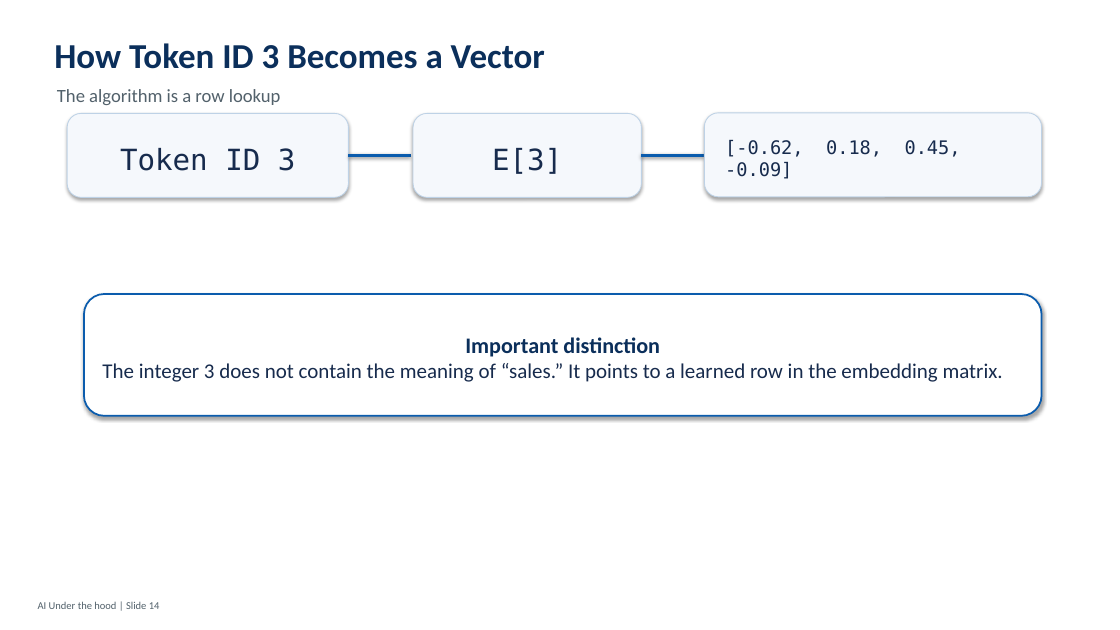
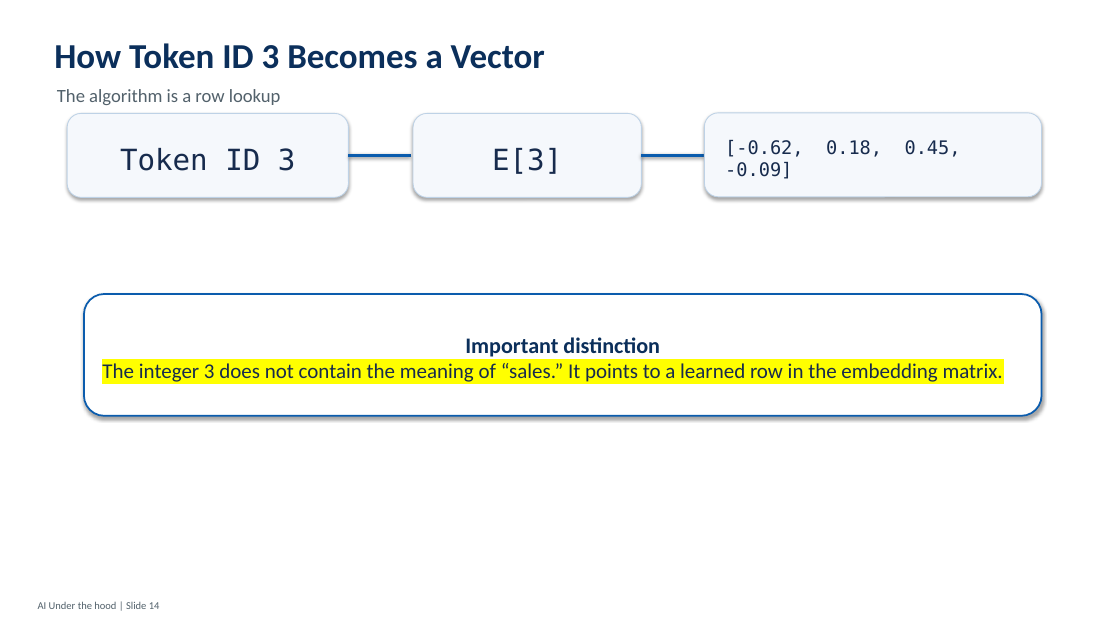
Before and after one commit to javaboy-vk/MAGPAI, a slide deck: slide 14 of pptx/Session_01_Tokens_v1.0.pptx. Drawn at 1120x630 pixels with LibreOffice and Linux fonts; fonts in the diff are those of the drawing. Boxes give left, top, right and bottom in pixels: in the first picture for what was removed or moved away, otherwise in the second. Text is boxed around its words. In the diff, an @@ line names an element or a change of style, - is before the commit and + after.

```diff
--- a/pptx/Session_01_Tokens_v1.0.pptx
+++ b/pptx/Session_01_Tokens_v1.0.pptx
@@ text in rounded rectangle at bbox=[102, 363, 1003, 385]: highlight none to #FFFF00 in "The integer 3 does not contain the ..." @@
```
Also in this commit, not shown: 5 other slides changed.
